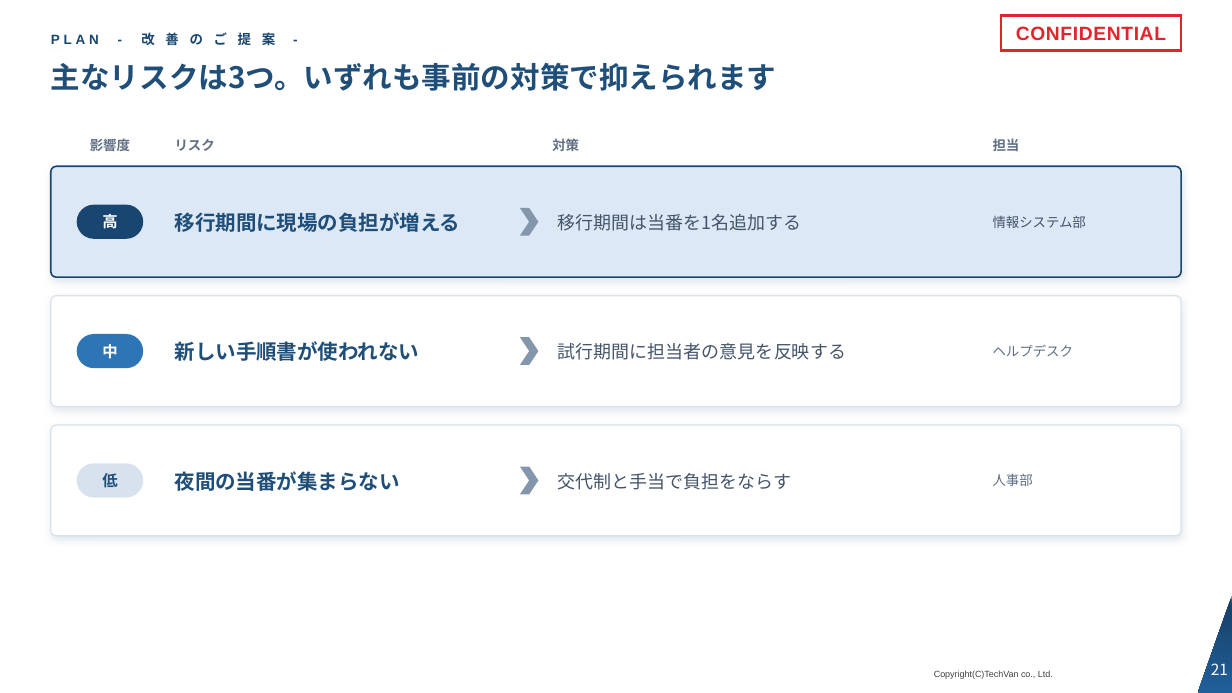
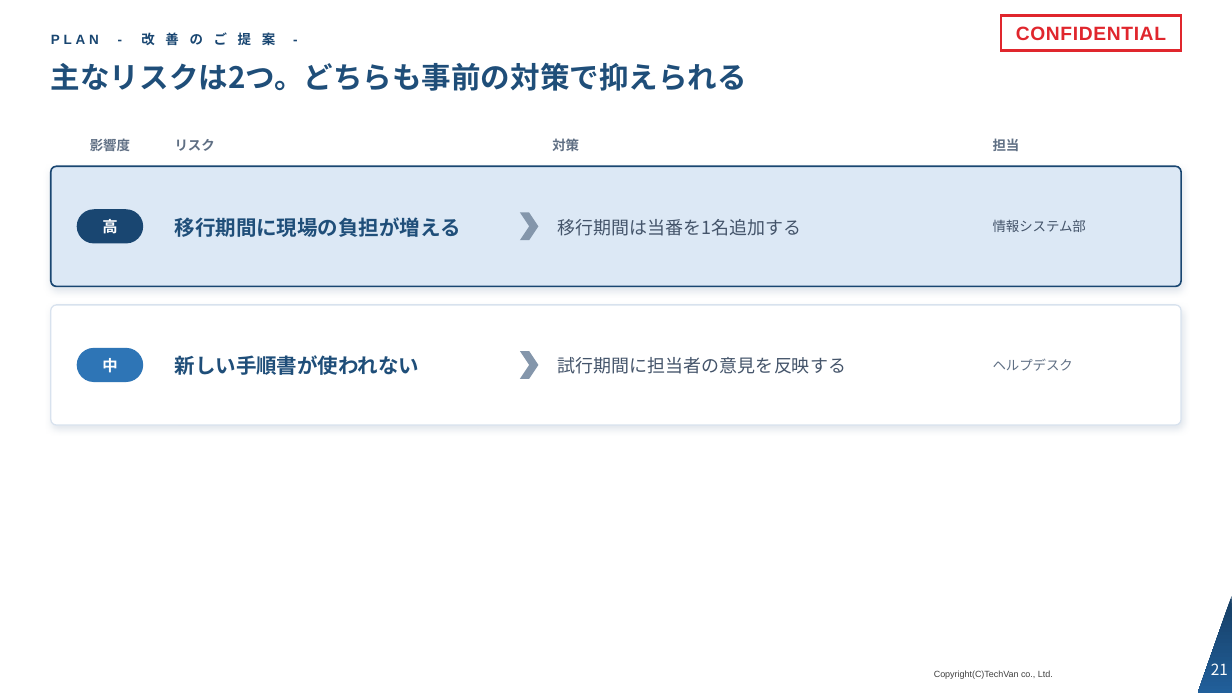
Before and after one commit to Kishi-Satoshi/slide-techvan-dist, a slide deck: slide 21 of plugins/slide-techvan/skills/slide-techvan/examples/catalog-techvan.pptx. Drawn at 1232x693 pixels with LibreOffice and Linux fonts; fonts in the diff are those of the drawing; background and template pictures are left out. Boxes give left, top, right and bottom in pixels: in the first picture for what was removed or moved away, otherwise in the second. Text is boxed around its words. In the diff, an @@ line names an element or a change of style, - is before the commit and + after.

Commit message:
v0.6.0 を反映（元 7dadaab）

```diff
--- a/plugins/slide-techvan/skills/slide-techvan/examples/catalog-techvan.pptx
+++ b/plugins/slide-techvan/skills/slide-techvan/examples/catalog-techvan.pptx
@@ title at bbox=[51, 63, 747, 91]: text changed @@
-主なリスクは3つ。いずれも事前の対策で抑えられます
+主なリスクは2つ。どちらも事前の対策で抑えられる
@@ rounded rectangle: place and size @@
-rounded rectangle at bbox=[51, 166, 1181, 277]
+rounded rectangle at bbox=[51, 166, 1181, 287]
@@ rounded rectangle at bbox=[51, 166, 1181, 287]: proportions changed @@
@@ text "移行期間に現場の負担が増える": place and size @@
-text "移行期間に現場の負担が増える" at bbox=[175, 212, 461, 232]
+text "移行期間に現場の負担が増える" at bbox=[175, 217, 461, 237]
@@ text "移行期間は当番を1名追加する": place and size @@
-text "移行期間は当番を1名追加する" at bbox=[558, 214, 802, 231]
+text "移行期間は当番を1名追加する" at bbox=[558, 219, 802, 236]
@@ text "情報システム部": place and size @@
-text "情報システム部" at bbox=[993, 216, 1086, 228]
+text "情報システム部" at bbox=[993, 220, 1086, 232]
@@ rounded rectangle "高": place and size @@
-rounded rectangle "高" at bbox=[77, 204, 143, 238]
+rounded rectangle "高" at bbox=[77, 209, 143, 243]
@@ chevron: place and size @@
-chevron at bbox=[520, 208, 539, 236]
+chevron at bbox=[520, 213, 539, 240]
@@ rounded rectangle at bbox=[51, 305, 1181, 425]: proportions changed @@
@@ rounded rectangle: place and size @@
-rounded rectangle at bbox=[51, 296, 1181, 407]
+rounded rectangle at bbox=[51, 305, 1181, 425]
@@ text "新しい手順書が使われない": place and size @@
-text "新しい手順書が使われない" at bbox=[175, 341, 420, 361]
+text "新しい手順書が使われない" at bbox=[175, 355, 420, 375]
@@ text "試行期間に担当者の意見を反映する": place and size @@
-text "試行期間に担当者の意見を反映する" at bbox=[558, 343, 846, 360]
+text "試行期間に担当者の意見を反映する" at bbox=[558, 357, 846, 374]
@@ text "ヘルプデスク": place and size @@
-text "ヘルプデスク" at bbox=[993, 344, 1073, 357]
+text "ヘルプデスク" at bbox=[993, 358, 1073, 371]
@@ rounded rectangle "中": place and size @@
-rounded rectangle "中" at bbox=[77, 335, 143, 369]
+rounded rectangle "中" at bbox=[77, 348, 143, 382]
@@ chevron: place and size @@
-chevron at bbox=[520, 337, 539, 365]
+chevron at bbox=[520, 351, 539, 379]
@@ rounded rectangle removed at bbox=[51, 425, 1181, 536] @@
@@ rounded rectangle removed at bbox=[77, 463, 143, 497] @@
-低
@@ text removed at bbox=[175, 471, 400, 491] @@
-夜間の当番が集まらない
@@ chevron removed at bbox=[520, 467, 539, 494] @@
@@ text removed at bbox=[558, 473, 792, 490] @@
-交代制と手当で負担をならす
@@ text removed at bbox=[993, 473, 1033, 486] @@
-人事部
```
Also in this commit, not shown: 16 other slides changed, 12 other files.
